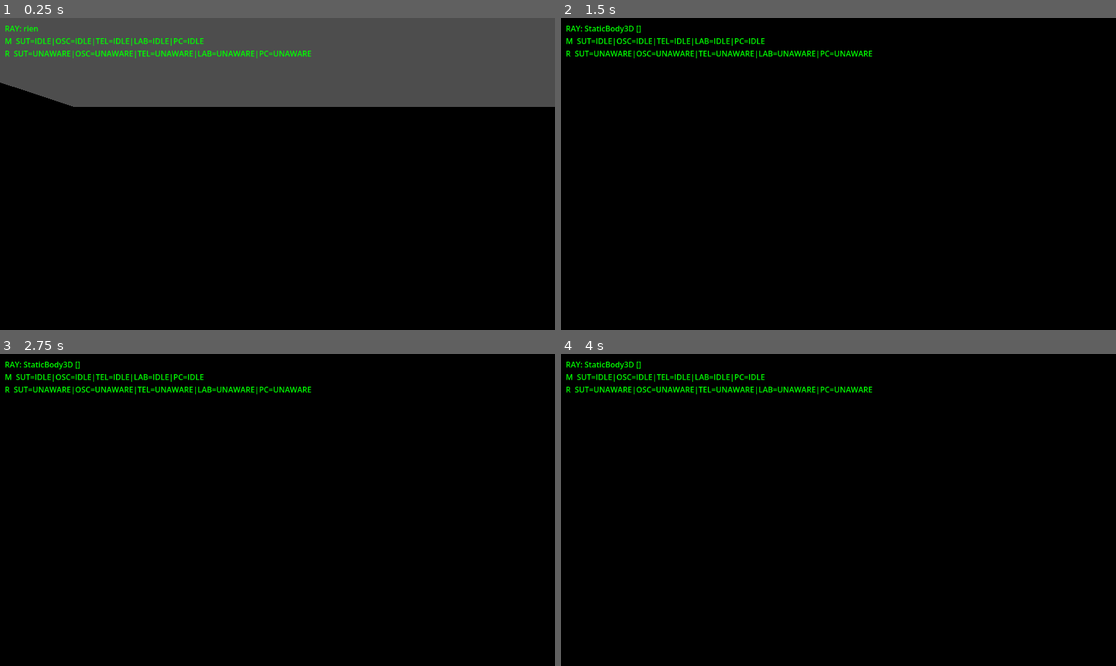
Above: before the commit, frames 1-4 (two rows, left to right).
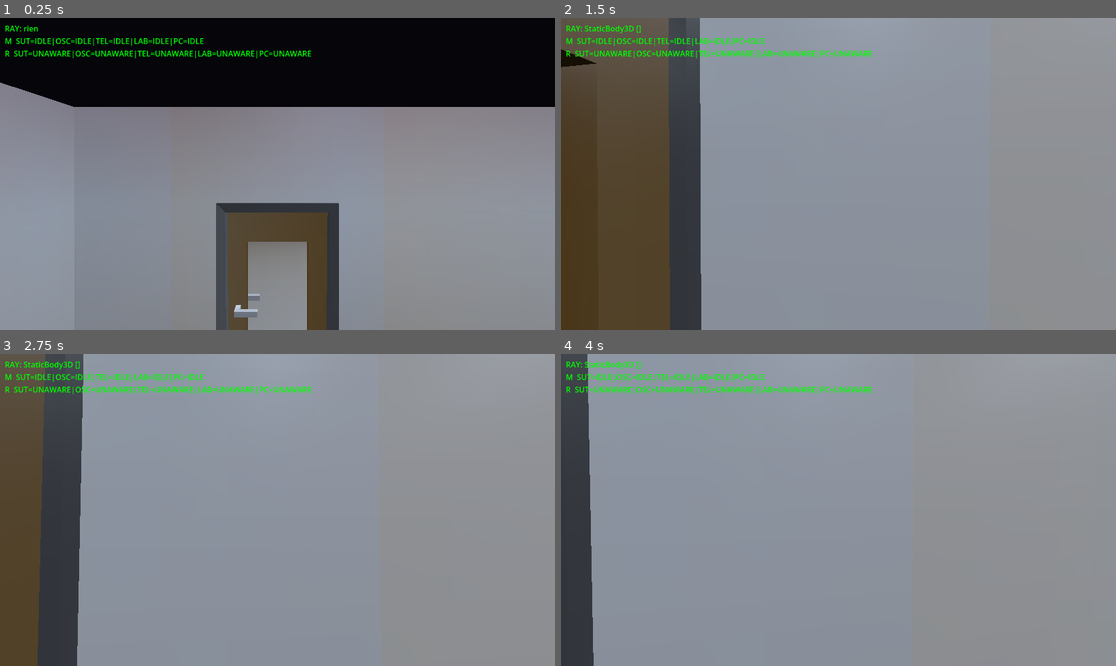
Above: after the commit, the same moments.

Repository: Datoh/GameJamCanardPC2026
Game: Godot game, scene res://scenes/office.tscn
The game is run twice, just before and just after one commit, with the same random seed, the same clock (stepped at 60 frames per second) and the same inputs. This scene is started directly instead of the project's main scene.
Inputs (mouse positions are in pixels of both pictures, inside the frame that each line leads up to):
- Up to frame 1 (0.25 s): no input
- Up to frame 2 (1.5 s): tap Enter (ui_accept) at 0.5, 0.77 s; move the mouse to (866, 174) at 0.52 s; hold Up (ui_up) from 0.53 s (still down); tap Keypad Enter at 0.6 s; move the mouse to (810, 174) at 1.27 s; tap Backspace at 1.35 s
- Up to frame 3 (2.75 s): keep holding Up (ui_up); tap Enter (ui_accept) at 1.52 s; move the mouse to (288, 503) at 2.02 s; tap Z at 2.1 s
- Up to frame 4 (4 s): keep holding Up (ui_up); tap Enter (ui_accept) at 2.75, 3.02, 3.5, 3.77 s; move the mouse to (832, 516) at 2.77 s; tap Keypad Enter at 2.85 s; move the mouse to (877, 513) at 3.52 s; tap Backspace at 3.6 s

The runs differ from the first frame. In frame 1, 100% of the frame differs, in the area x 0-100%, y 0-100%; in frame 2, 99%; in frame 3, 100%; in frame 4, 100%.

Commit message:
Éclairage néon bureau : WorldEnvironment + 7 SpotLight3D
Ambiance intérieure sombre avec lumière ambiante froide.
Néons plafond pointant vers le sol dans chaque pièce.

Co-Authored-By: Claude Sonnet 4.6 <noreply@anthropic.com>

Diff:
--- a/scenes/office.tscn
+++ b/scenes/office.tscn
@@ -648,6 +648,13 @@
 [sub_resource type="ConvexPolygonShape3D" id="ConvexPolygonShape3D_ja80a"]
 points = PackedVector3Array(-0.35818577, 0.58177125, 0.11645633, -0.30306947, 0.54384935, -0.18862894, -0.30306947, 0.5 …(2070 unchanged characters)…
 
+[sub_resource type="Environment" id="Environment_neons"]
+background_mode = 1
+background_color = Color(0.02, 0.02, 0.04, 1)
+ambient_light_source = 2
+ambient_light_color = Color(0.75, 0.82, 1, 1)
+ambient_light_energy = 0.08
+
 [node name="Node3D" type="Node3D" unique_id=83745364]
 
 [node name="Office" type="Node3D" parent="." unique_id=92018775]
@@ -1046,5 +1053,59 @@
 transform = Transform3D(1, 0, 0, 0, 1, 0, 0, 0, 1, 0, 0, -0.08049917)
 shape = SubResource("ConvexPolygonShape3D_ja80a")
 
+[node name="Lumieres" type="Node3D" parent="Office" unique_id=100000002]
+
+[node name="Neon_Couloir1" type="SpotLight3D" parent="Office/Lumieres" unique_id=100000003]
+transform = Transform3D(1, 0, 0, 0, 0, 1, 0, -1, 0, 5.883994, 5, 4.118253)
+light_color = Color(0.88, 0.93, 1, 1)
+spot_range = 12.0
+spot_attenuation = 0.3
+spot_angle = 80.0
+
+[node name="Neon_Couloir2" type="SpotLight3D" parent="Office/Lumieres" unique_id=100000004]
+transform = Transform3D(1, 0, 0, 0, 0, 1, 0, -1, 0, 11, 5, 3.892693)
+light_color = Color(0.88, 0.93, 1, 1)
+spot_range = 12.0
+spot_attenuation = 0.3
+spot_angle = 80.0
+
+[node name="Neon_SalleRepos1" type="SpotLight3D" parent="Office/Lumieres" unique_id=100000005]
+transform = Transform3D(1, 0, 0, 0, 0, 1, 0, -1, 0, 15, 5, 3)
+light_color = Color(0.88, 0.93, 1, 1)
+spot_range = 12.0
+spot_attenuation = 0.3
+spot_angle = 80.0
+
+[node name="Neon_SalleRepos2" type="SpotLight3D" parent="Office/Lumieres" unique_id=100000006]
+transform = Transform3D(1, 0, 0, 0, 0, 1, 0, -1, 0, 10, 5, 9)
+light_color = Color(0.88, 0.93, 1, 1)
+spot_range = 12.0
+spot_attenuation = 0.3
+spot_angle = 80.0
+
+[node name="Neon_Reserve" type="SpotLight3D" parent="Office/Lumieres" unique_id=100000007]
+transform = Transform3D(1, 0, 0, 0, 0, 1, 0, -1, 0, 14.5, 5, 9)
+light_color = Color(0.88, 0.93, 1, 1)
+spot_range = 10.0
+spot_attenuation = 0.3
+spot_angle = 75.0
+
+[node name="Neon_Bureau" type="SpotLight3D" parent="Office/Lumieres" unique_id=100000008]
+transform = Transform3D(1, 0, 0, 0, 0, 1, 0, -1, 0, 18.84671, 5, 7.5)
+light_color = Color(0.88, 0.93, 1, 1)
+spot_range = 10.0
+spot_attenuation = 0.3
+spot_angle = 75.0
+
+[node name="Neon_BureauBoss" type="SpotLight3D" parent="Office/Lumieres" unique_id=100000009]
+transform = Transform3D(1, 0, 0, 0, 0, 1, 0, -1, 0, 4.061652, 5, 9)
+light_color = Color(0.88, 0.93, 1, 1)
+spot_range = 12.0
+spot_attenuation = 0.3
+spot_angle = 80.0
+
+[node name="WorldEnvironment" type="WorldEnvironment" parent="." unique_id=100000001]
+environment = SubResource("Environment_neons")
+
 [node name="Player" parent="." unique_id=1490124664 instance=ExtResource("7_2knxt")]
 transform = Transform3D(1, 0, 0, 0, 1, 0, 0, 0, 1, 9, 2, 8)
